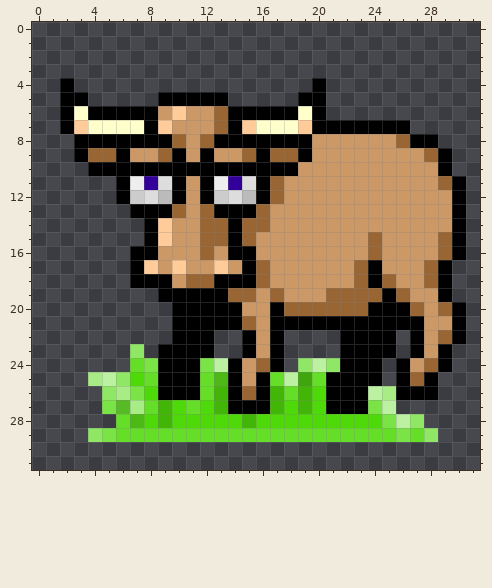
Two states of a pixel-art sprite, res/drawable-nodpi/nyandroid00.png. That is the earlier state.
The file is 320x320 pixels, drawn in blocks of 10x10; one block is one cell here.
The result:
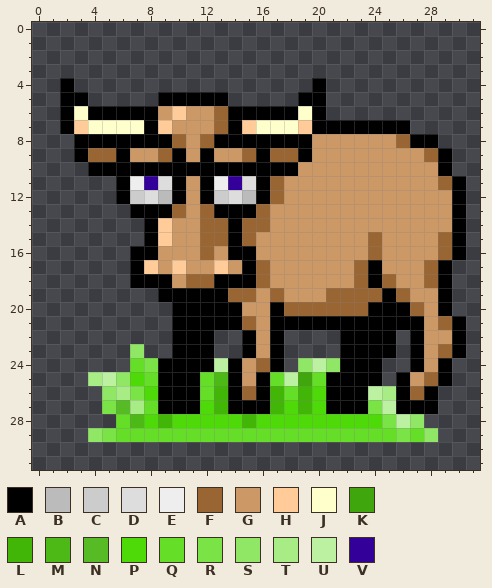
Palette (. is transparent): A #000000  B #bbbbbb  C #cccccc  D #dddddd  E #eeeeee  F #996633  G #cc9966  H #ffcc99  J #ffffcc  K #40a60d  L #41b606  M #4cb916  N #57bb25  P #4ed908  Q #64de27  R #7ae346  S #90e765  T #a7ec84  U #bdf1a2  V #330099
Commit message: Changed leg movement on nyandroid00.png Working toward version 1.1: Changed leg movement on nyandroid00.png
Edits made:
y 20: x 29..30 FA -> A.
y 21: x 29 G -> F
y 22: x 29 F -> G
y 23: x 9 A -> .; x 29..30 A. -> FA
y 24: x 12 R -> A; x 26..28 AGF -> .AG
y 25: x 27..29 FA. -> GFA
y 26: x 27 A -> F
y 27: x 9..11 LPQ -> AAA; x 26..28 ... -> AAA
Pixel boxes of the changes (left, top, right, bottom) in both pictures:
changed: (396, 302, 466, 414)
changed: (158, 344, 214, 414)
